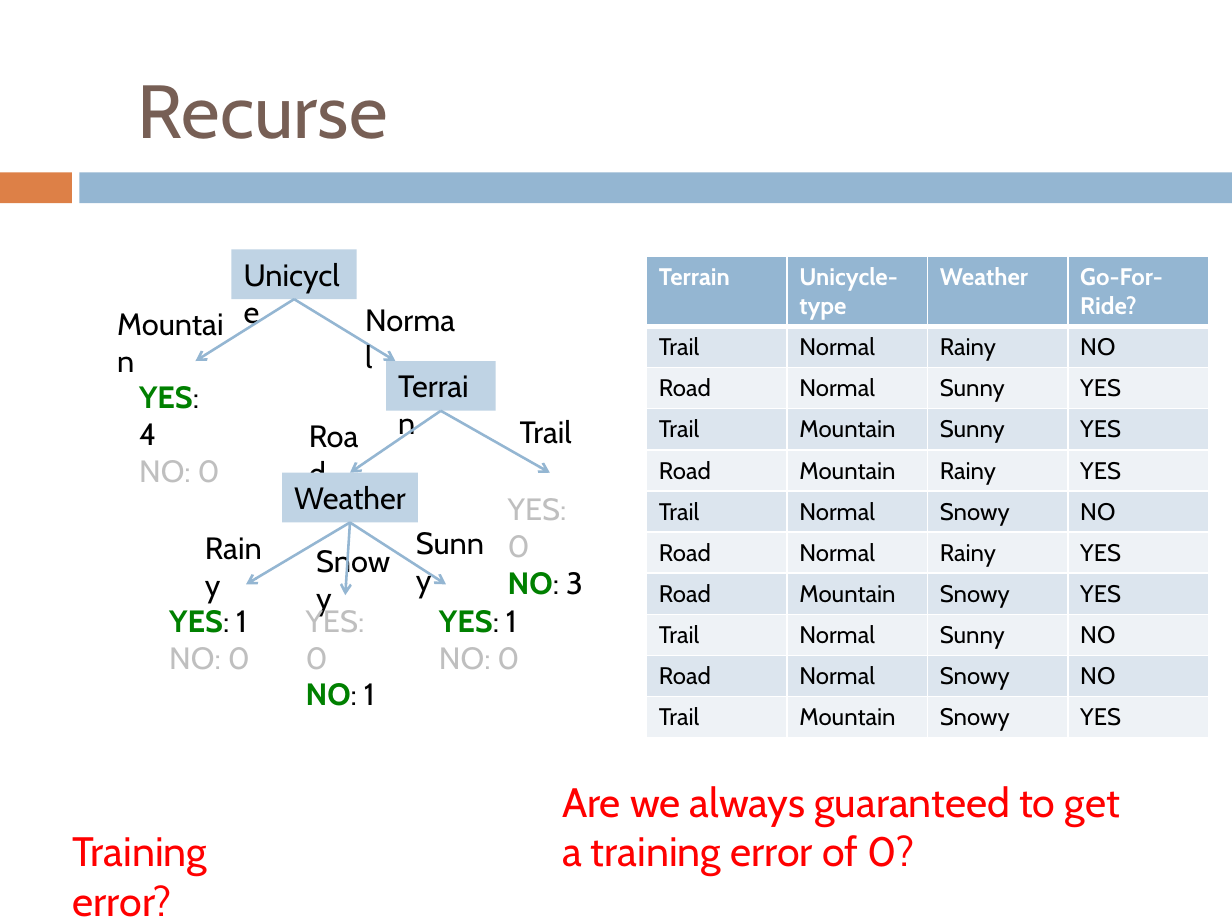
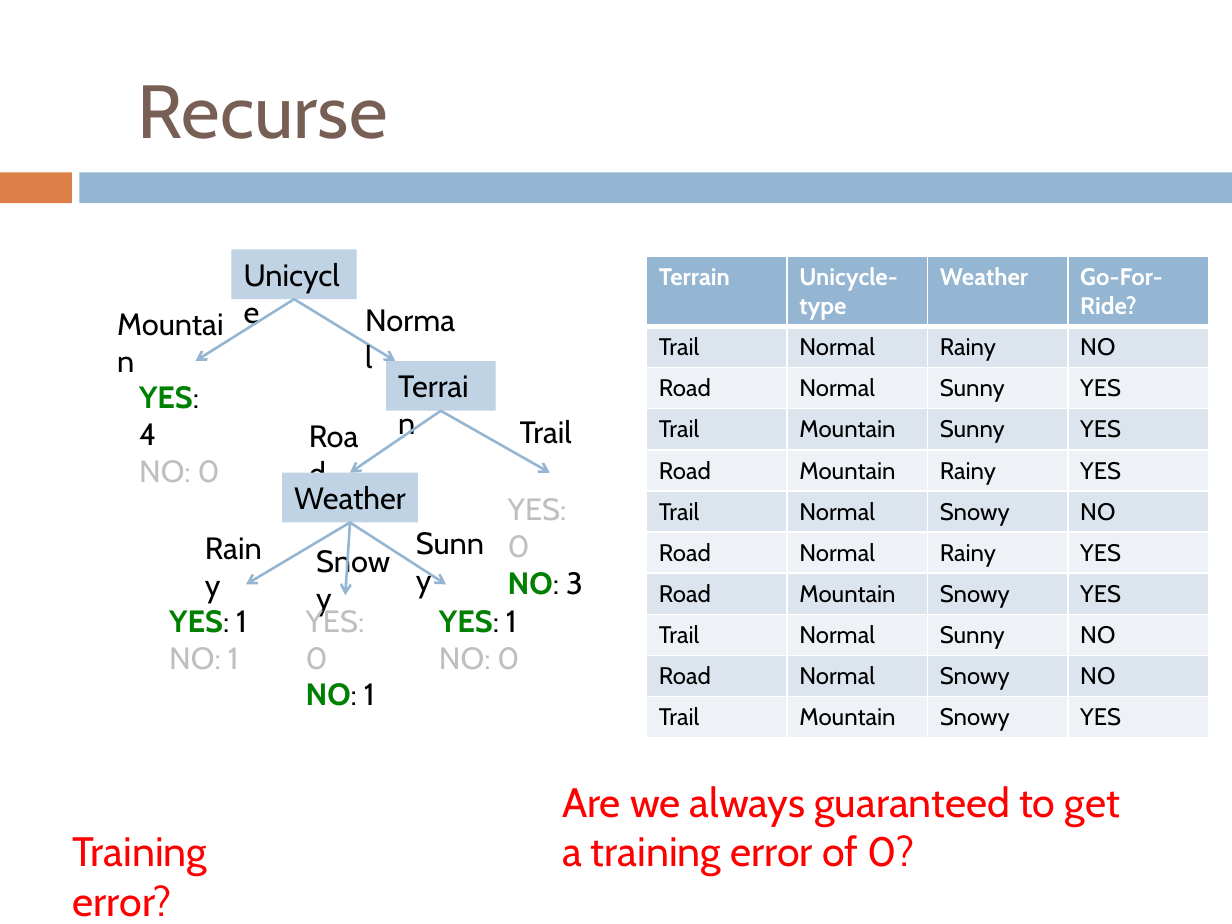
Before and after one commit to Collins-kariuk/Machine-Learning-CS158, a slide deck: slide 39 of Lectures/Lecture 02_Decision Trees.pptx. Drawn at 1232x924 pixels with LibreOffice and Linux fonts; fonts in the diff are those of the drawing. Boxes give left, top, right and bottom in pixels: in the first picture for what was removed or moved away, otherwise in the second. Text is boxed around its words. In the diff, an @@ line names an element or a change of style, - is before the commit and + after.

```diff
--- a/Lectures/Lecture 02_Decision Trees.pptx
+++ b/Lectures/Lecture 02_Decision Trees.pptx
@@ text at (169, 647, 239, 669): text changed @@
-NO: 0
+NO: 1
```
Also in this commit, not shown: 2 other files.
